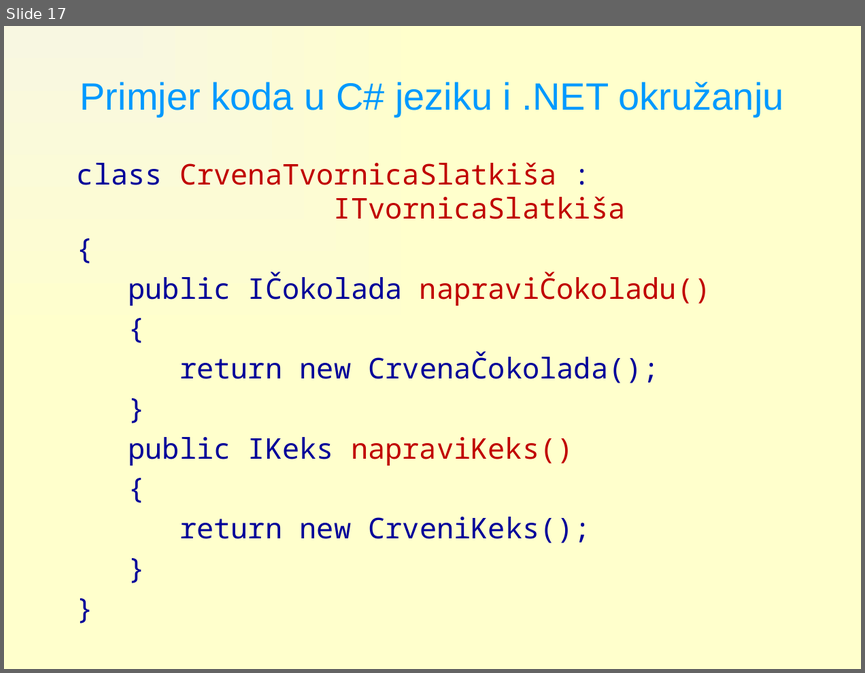
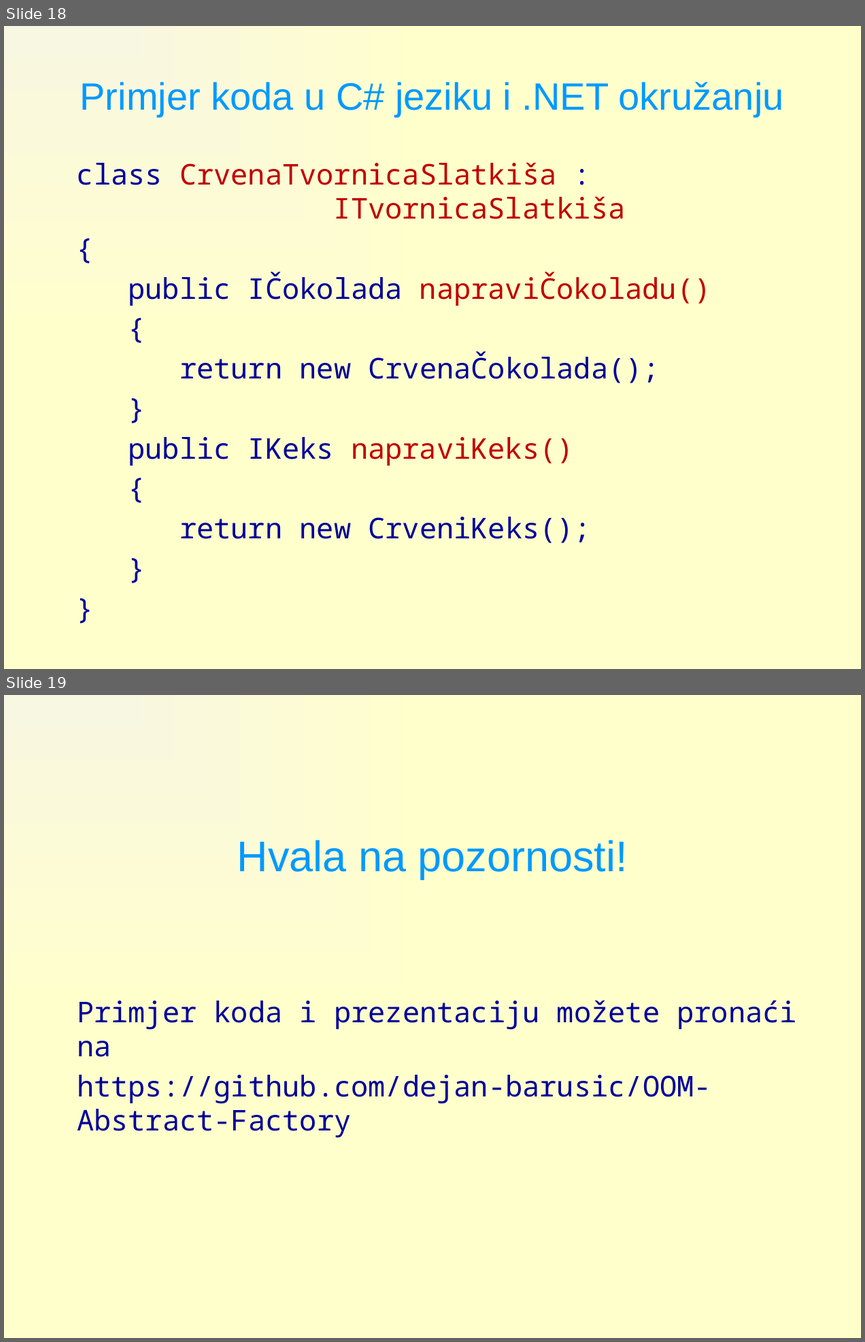
Before and after one commit to dejan-barusic/OOM-Abstract-Factory, a slide deck: Abstract Factory DB.pptx. Shown one above the other, each under a label of ours: slide 17 before the commit, slides 18 and 19 after it. The pictures are 865x673 and 865x1342 pixels, drawn with LibreOffice and Linux fonts; fonts in the diff are those of the drawing. Boxes give left, top, right and bottom in pixels: in the first picture for what was removed or moved away, otherwise in the second. Text is boxed around its words. In the diff, an @@ line names an element or a change of style, - is before the commit and + after.

```diff
--- a/Abstract Factory DB.pptx
+++ b/Abstract Factory DB.pptx
@@ slide 19 added at [4, 695, 861, 1338], background gradient #F8F7E1 to #FFFFCC @@
@@ title added at [237, 840, 628, 879], 36 pt, text #0099FF @@
+Hvala na pozornosti!
@@ text added at [77, 1000, 796, 1138], 24 pt, text #000099 @@
+Primjer koda i prezentaciju možete pronaći na
+https://github.com/dejan-barusic/OOM-Abstract-Factory
@@ what was slide 17 is now slide 18 @@
```
Also in this commit, not shown: 1 slide changed, 1 other slide added.
